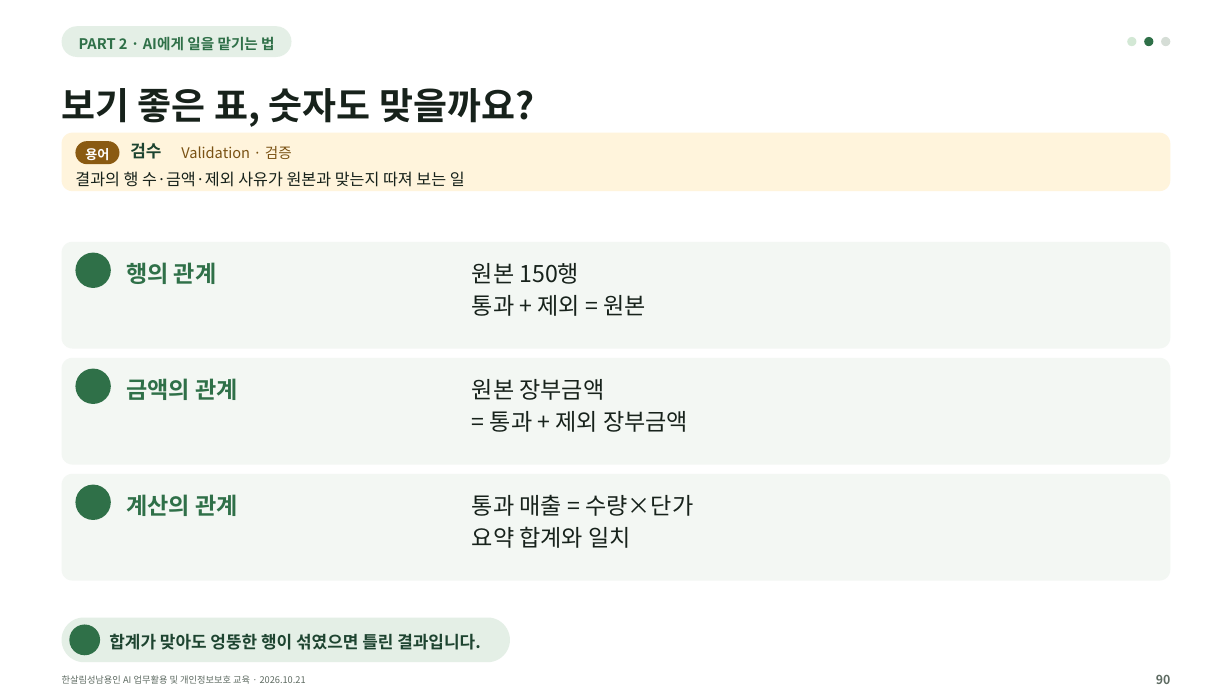
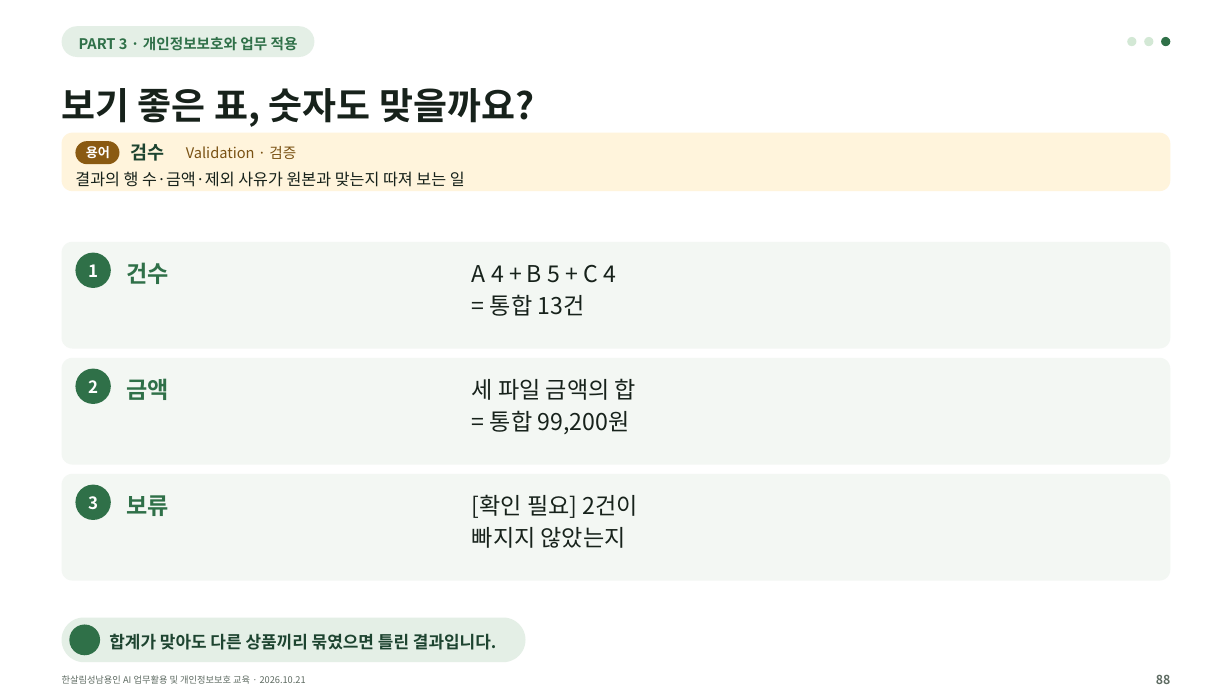
Before and after one commit to kscold/kscold-blog-version-2, a slide deck: slide 88 of apps/web/public/hansalim/files/한살림_AI교육_강의자료.pptx (slide 85 before the commit). Drawn at 1232x693 pixels with LibreOffice and Linux fonts; fonts in the diff are those of the drawing; background and template pictures are left out. Boxes give left, top, right and bottom in pixels: in the first picture for what was removed or moved away, otherwise in the second. Text is boxed around its words. In the diff, an @@ line names an element or a change of style, - is before the commit and + after.

```diff
--- a/apps/web/public/hansalim/files/한살림_AI교육_강의자료.pptx
+++ b/apps/web/public/hansalim/files/한살림_AI교육_강의자료.pptx
@@ rounded rectangle: place and size @@
-rounded rectangle at (62,26,292,56)
+rounded rectangle at (62,26,315,56)
@@ text at (79,36,298,51): text changed @@
-PART 2 · AI에게 일을 맡기는 법
+PART 3 · 개인정보보호와 업무 적용
@@ rounded rectangle at (1144,37,1153,46): fill #2F7048 to #D3E8D5 @@
@@ rounded rectangle at (1162,37,1171,46): fill #D5DDD6 to #2F7048 @@
@@ text "검수" at (130,143,164,161): size 13.2 to 14.4 pt; line spacing 18.2pt to 19.9pt @@
@@ text "Validation · 검증": place and size @@
-text "Validation · 검증" at (181,146,292,159)
+text "Validation · 검증" at (186,146,296,159)
@@ text added at (88,264,98,277), 13.2 pt, text #FFFFFF, bold @@
+1
@@ text at (126,262,169,284): text changed @@
-행의 관계
+건수
@@ text at (472,264,616,316): text changed @@
-원본 150행
-통과 + 제외 = 원본
+A 4 + B 5 + C 4
+= 통합 13건
@@ text added at (88,380,98,393), 13.2 pt, text #FFFFFF, bold @@
+2
@@ text at (126,378,169,400): text changed @@
-금액의 관계
+금액
@@ text at (472,378,636,434): text changed @@
-원본 장부금액
-= 통과 + 제외 장부금액
+세 파일 금액의 합
+= 통합 99,200원
@@ text added at (88,496,98,509), 13.2 pt, text #FFFFFF, bold @@
+3
@@ text at (126,495,169,516): text changed @@
-계산의 관계
+보류
@@ text at (472,494,638,548): text changed @@
-통과 매출 = 수량×단가
-요약 합계와 일치
+[확인 필요] 2건이
+빠지지 않았는지
@@ rounded rectangle: place and size @@
-rounded rectangle at (62,617,510,662)
+rounded rectangle at (62,617,526,662)
@@ text at (109,633,496,650): text changed @@
-합계가 맞아도 엉뚱한 행이 섞였으면 틀린 결과입니다.
+합계가 맞아도 다른 상품끼리 묶였으면 틀린 결과입니다.
@@ text at (1156,675,1171,684): text changed @@
-90
+88
```
Also in this commit, not shown: 150 other slides changed, 8 slides added, 9 slides removed, 5 other files.
